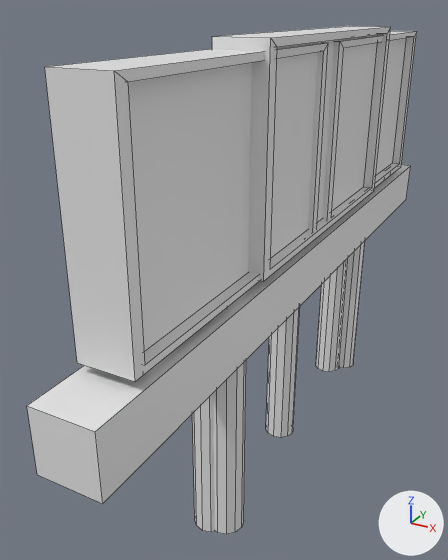
The Blender file BlenderModels/Environment/Props/Billboard.blend as it was, and as the next commit left it.
Rendered twice from a 50 mm lens placed at (8.2, -19.8, 15.9), pointed at (-1.7, -1.7, 6.9). Every picture has the same lights, and +X, +Y and +Z are marked at lower right. The first picture is the older version. Mesh edges are drawn as thin lines.

The first picture shows 'DoubleBillboard', 'SingleBillboard'.
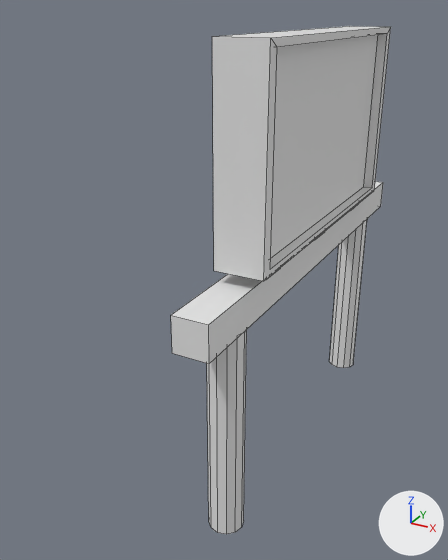
Changed parts and their boxes [x1, y1, x2, y2] in the pictures (448 x 560 px):
'DoubleBillboard', hidden
    before: [27, 31, 417, 532]

The change, as a list of edits to the scene's bpy script:
```text
Change ob_doublebillboard:
    add ob_doublebillboard.hide_set(True)
```
